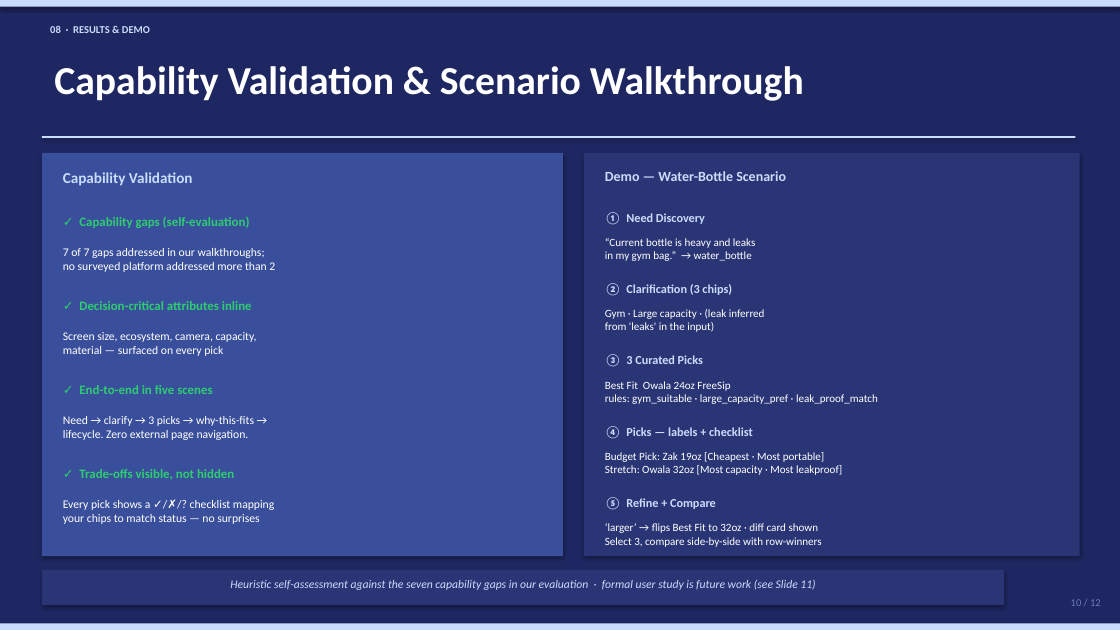
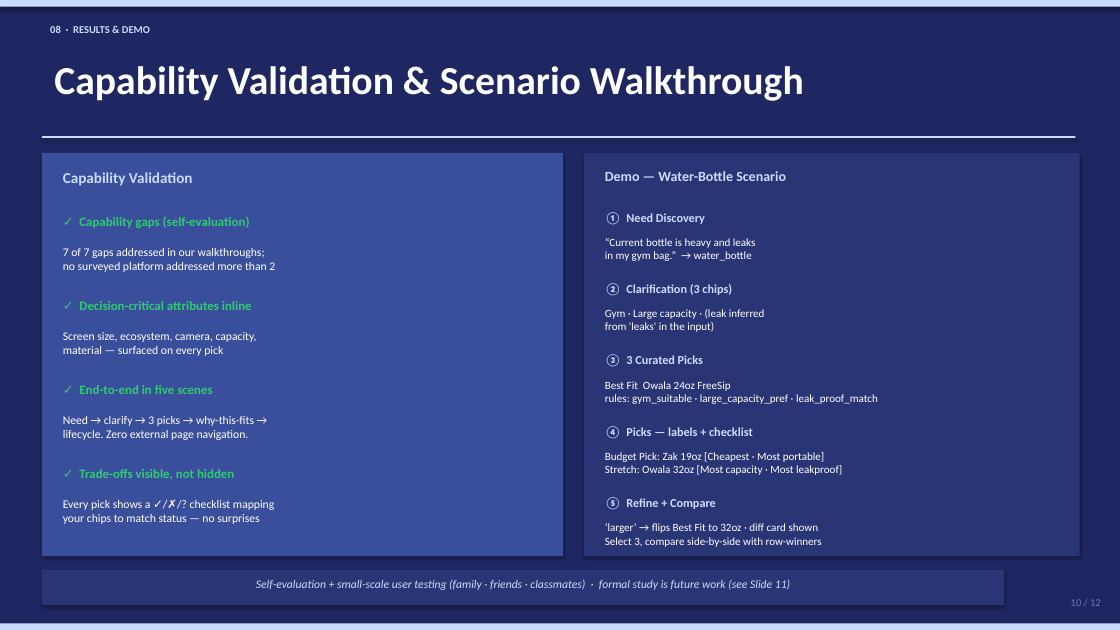
Before and after one commit to Chenghui-Tan/shopping-assistant, a slide deck: slide 10 of docs/capstone_presentation_v5.pptx. Drawn at 1120x630 pixels with LibreOffice and Linux fonts; fonts in the diff are those of the drawing. Boxes give left, top, right and bottom in pixels: in the first picture for what was removed or moved away, otherwise in the second. Text is boxed around its words. In the diff, an @@ line names an element or a change of style, - is before the commit and + after.

Commit message:
presentation v5: honest framing of user-testing scope
User clarified that informal user testing did happen (family, friends,
classmates) — just not a large-scale formal study. The previous slide
text said 'No formal user study — heuristic evaluation only', which
undersold the actual evaluation.

Slide 11 limitation: 'No formal user study — heuristic evaluation only'
  -> 'Small-scale user testing — family, friends, classmates only'

Slide 10 footer caveat: 'Heuristic self-assessment against the seven
capability gaps in our evaluation · formal user study is future work'
  -> 'Self-evaluation + small-scale user testing (family · friends ·
     classmates) · formal study is future work'

Future Work column unchanged — 'Formal user study (SUS, task
completion time)' still pairs naturally with the new limitation
framing as the natural next step.

```diff
--- a/docs/capstone_presentation_v5.pptx
+++ b/docs/capstone_presentation_v5.pptx
@@ text at <box>256,579,790,590</box>: text changed @@
-Heuristic self-assessment against the seven capability gaps in our evaluation · formal user study is future work (see Slide 11)
+Self-evaluation + small-scale user testing (family · friends · classmates) · formal study is future work (see Slide 11)
```
Also in this commit, not shown: 1 other slide changed, 2 other files.
